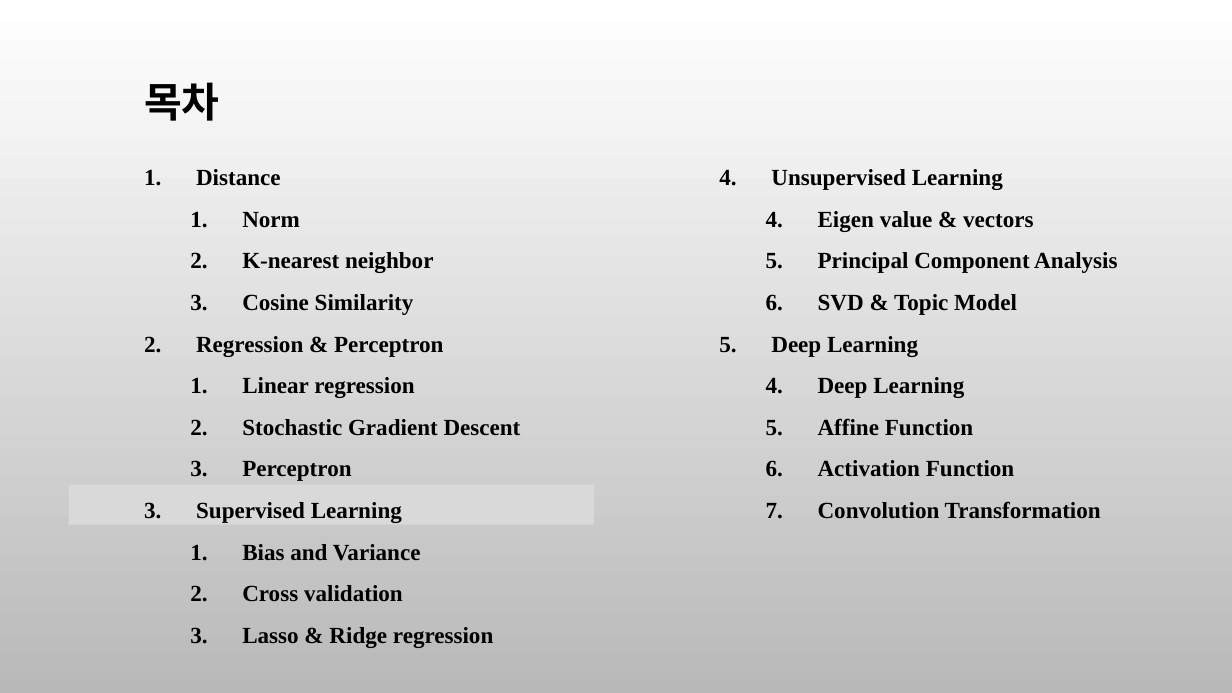
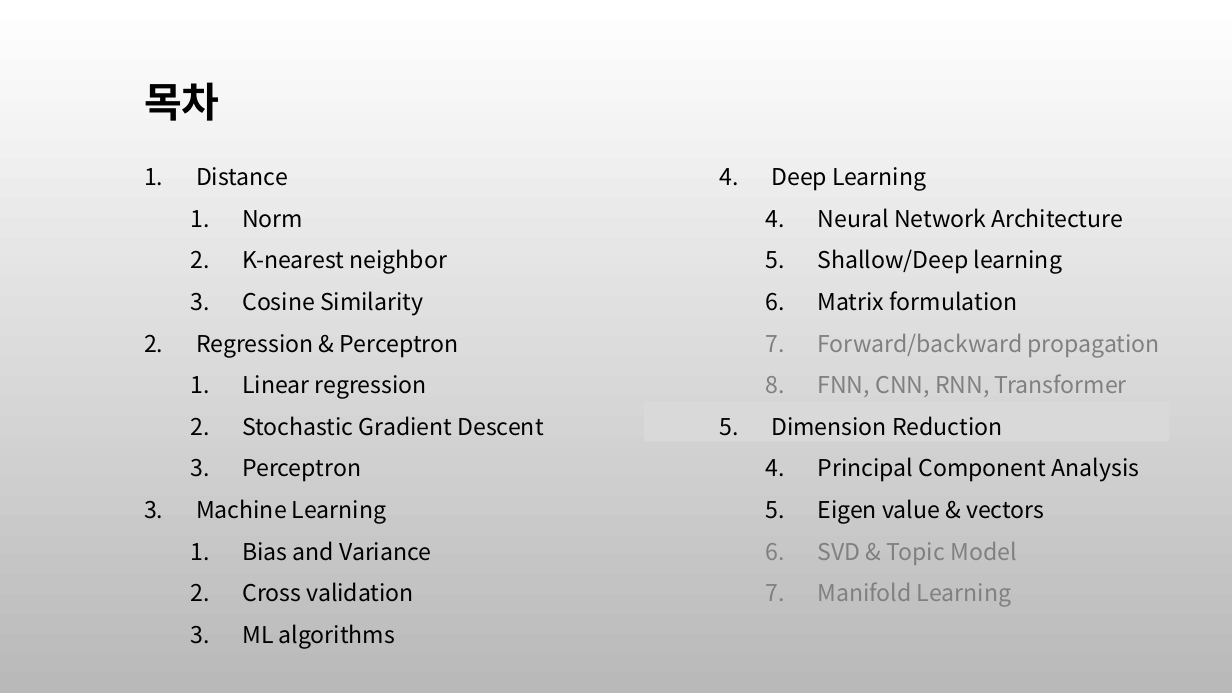
Before and after one commit to ancestor9/mathematics-for-machine-learning, a slide deck: slide 48 of 7_Applications of mathematics.pptx (slide 23 before the commit). Drawn at 1232x693 pixels with LibreOffice and Linux fonts; fonts in the diff are those of the drawing; background and template pictures are left out. Boxes give left, top, right and bottom in pixels: in the first picture for what was removed or moved away, otherwise in the second. Text is boxed around its words. In the diff, an @@ line names an element or a change of style, - is before the commit and + after.

```diff
--- a/7_Applications of mathematics.pptx
+++ b/7_Applications of mathematics.pptx
@@ text at bbox=[196, 167, 543, 602]: font Times New Roman to Noto Sans CJK JP, bold off in "Distance", "Norm", "K-nearest neighbor", "Cosine Similarity" and 6 more places @@
@@ text at bbox=[771, 167, 1160, 482]: text changed; font Times New Roman to Noto Sans CJK JP; bold off @@
-4. Unsupervised Learning
+4. Deep Learning
+  4. Neural Network Architecture
+  5. Shallow/Deep learning
+  6. Matrix formulation
+  7. Forward/backward propagation
+  8. FNN, CNN, RNN, Transformer
+5. Dimension Reduction
+  4. Principal Component Analysis
@@ text at bbox=[818, 252, 1117, 273]: paragraph removed @@
-  5. Principal Component Analysis
@@ rectangle: place and size @@
-rectangle at bbox=[68, 485, 593, 525]
+rectangle at bbox=[644, 401, 1169, 441]
@@ text at bbox=[196, 499, 386, 524]: text changed; font Times New Roman to Noto Sans CJK JP; bold off @@
-3. Supervised Learning
+3. Machine Learning
@@ text at bbox=[818, 499, 1044, 565]: font Times New Roman to Noto Sans CJK JP, bold off in "Eigen value & vectors", "SVD & Topic Model"; text colour #000000 to #808080 in "SVD & Topic Model" @@
@@ text at bbox=[818, 583, 1011, 607]: text changed; font Times New Roman to Noto Sans CJK JP; text colour #000000 to #808080; bold off @@
-5. Deep Learning
-  4. Deep Learning
-  5. Affine Function
-  6. Activation Function
-  7. Convolution Transformation
+  7. Manifold Learning
@@ text at bbox=[242, 624, 395, 648]: text changed; font Times New Roman to Noto Sans CJK JP; bold off @@
-  3. Lasso & Ridge regression
+  3. ML algorithms
```
Also in this commit, not shown: 6 other slides changed, 6 slides added, 11 slides removed.
